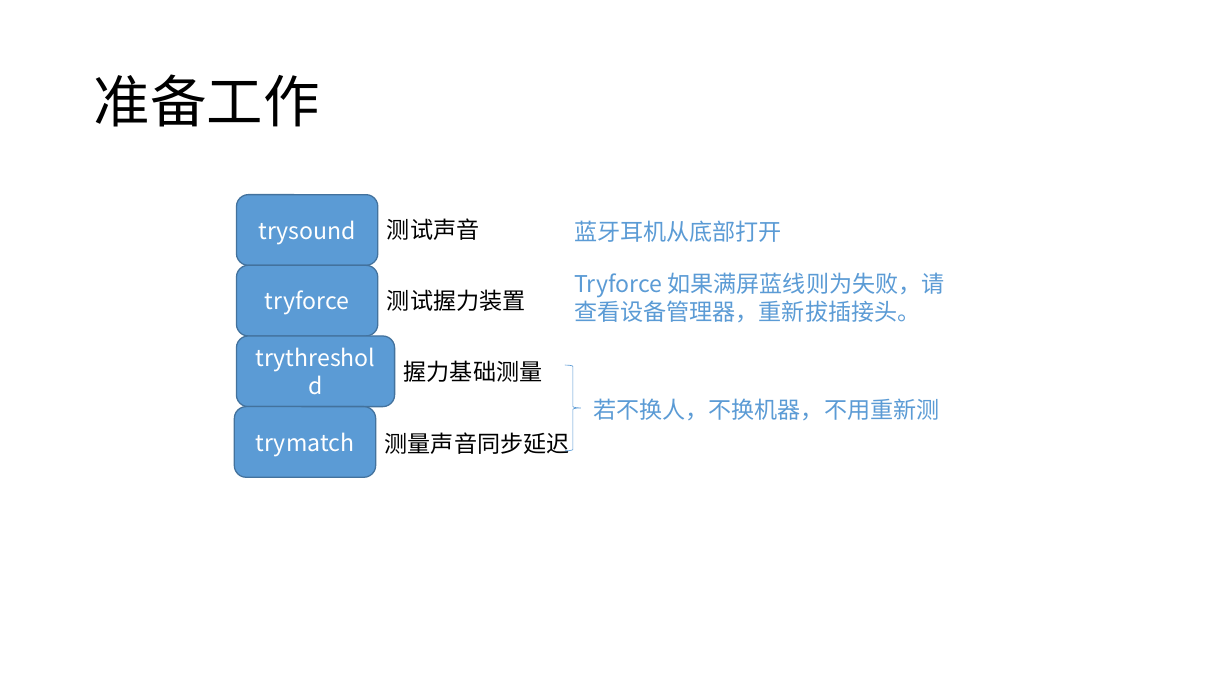
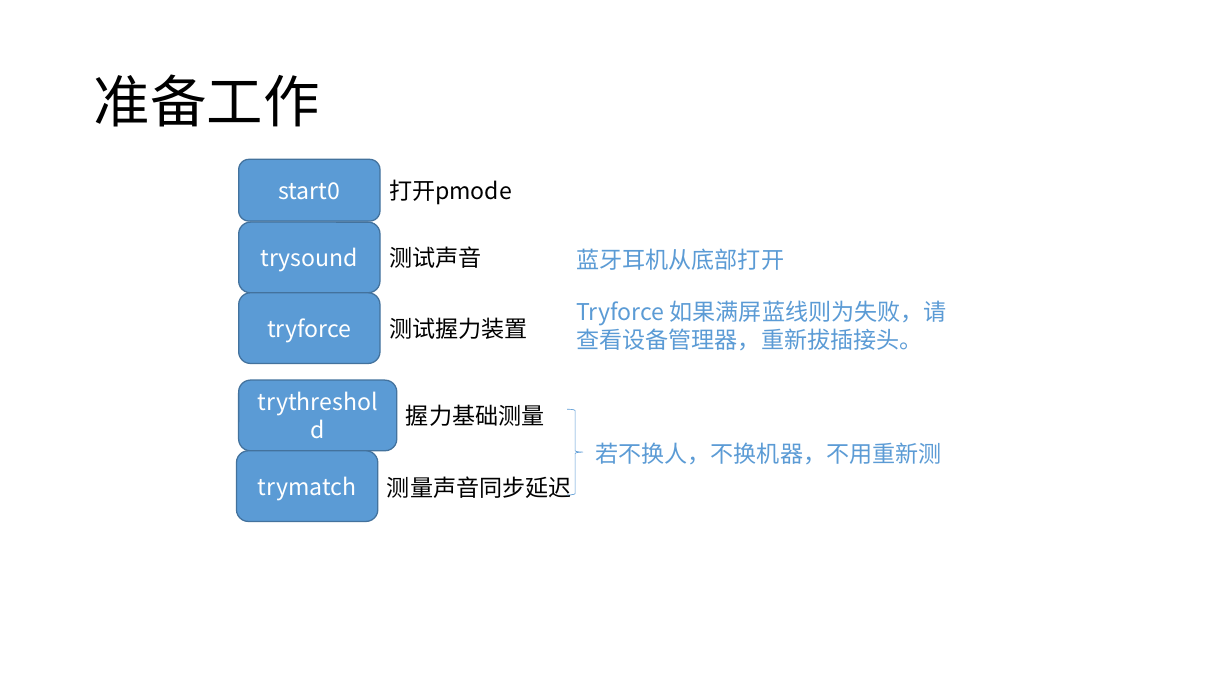
Before and after one commit to brainwatcher/grip4.0, a slide deck: slide 2 of preparation/grip Task introduction.pptx. Drawn at 1232x693 pixels with LibreOffice and Linux fonts; fonts in the diff are those of the drawing. Boxes give left, top, right and bottom in pixels: in the first picture for what was removed or moved away, otherwise in the second. Text is boxed around its words. In the diff, an @@ line names an element or a change of style, - is before the commit and + after.

```diff
--- a/preparation/grip Task introduction.pptx
+++ b/preparation/grip Task introduction.pptx
@@ rounded rectangle added at [238,159,380,221], fill #5B9BD5, outline #43739E 1 pt, 18 pt, text #FFFFFF @@
+start0
@@ text added at [389,179,512,204], 18 pt, text #000000 @@
+打开pmode
@@ 2 texts, 1 rounded rectangle: place and size @@
-2 texts, 1 rounded rectangle at [237,195,782,265]
+2 texts, 1 rounded rectangle at [238,222,784,292]
@@ 2 texts, 1 rounded rectangle: place and size @@
-2 texts, 1 rounded rectangle at [237,265,944,335]
+2 texts, 1 rounded rectangle at [238,293,947,363]
@@ 3 texts, 2 rounded rectangles, 1 right brace: place and size @@
-3 texts, 2 rounded rectangles, 1 right brace at [235,336,939,477]
+3 texts, 2 rounded rectangles, 1 right brace at [237,380,941,521]
```
Also in this commit, not shown: 1 other slide changed, 2 slides added, 48 other files.
